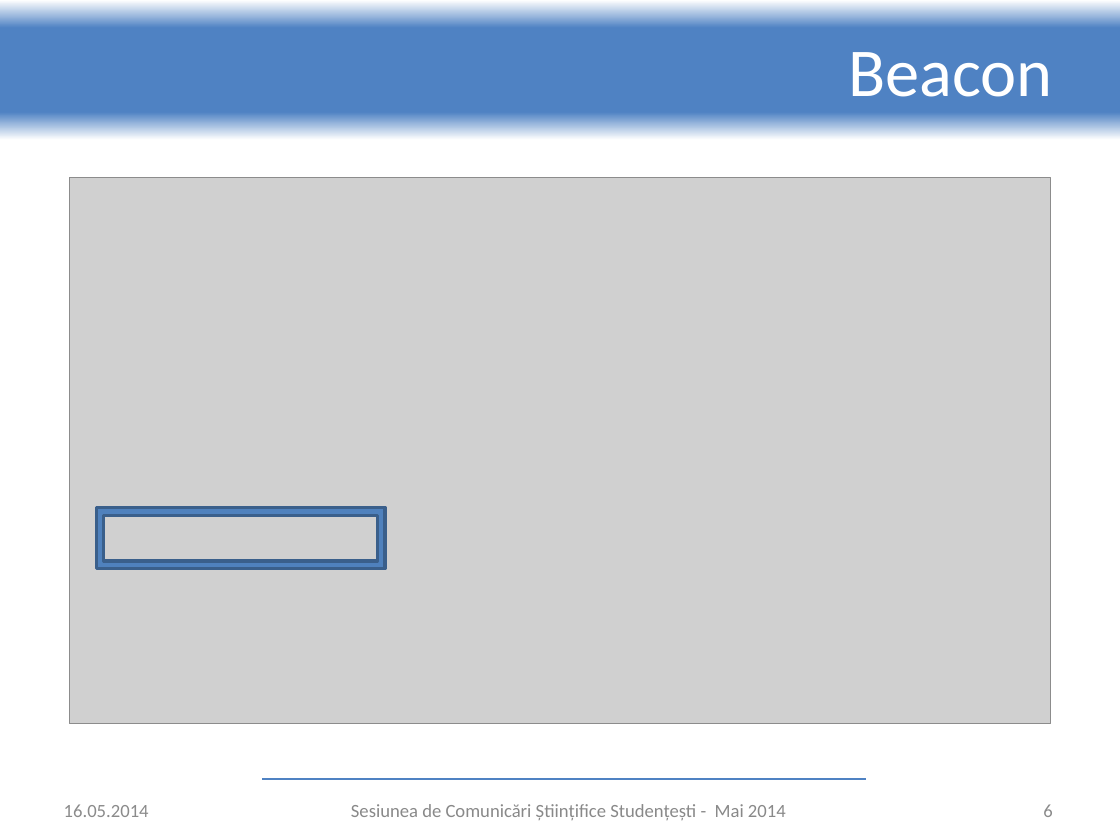
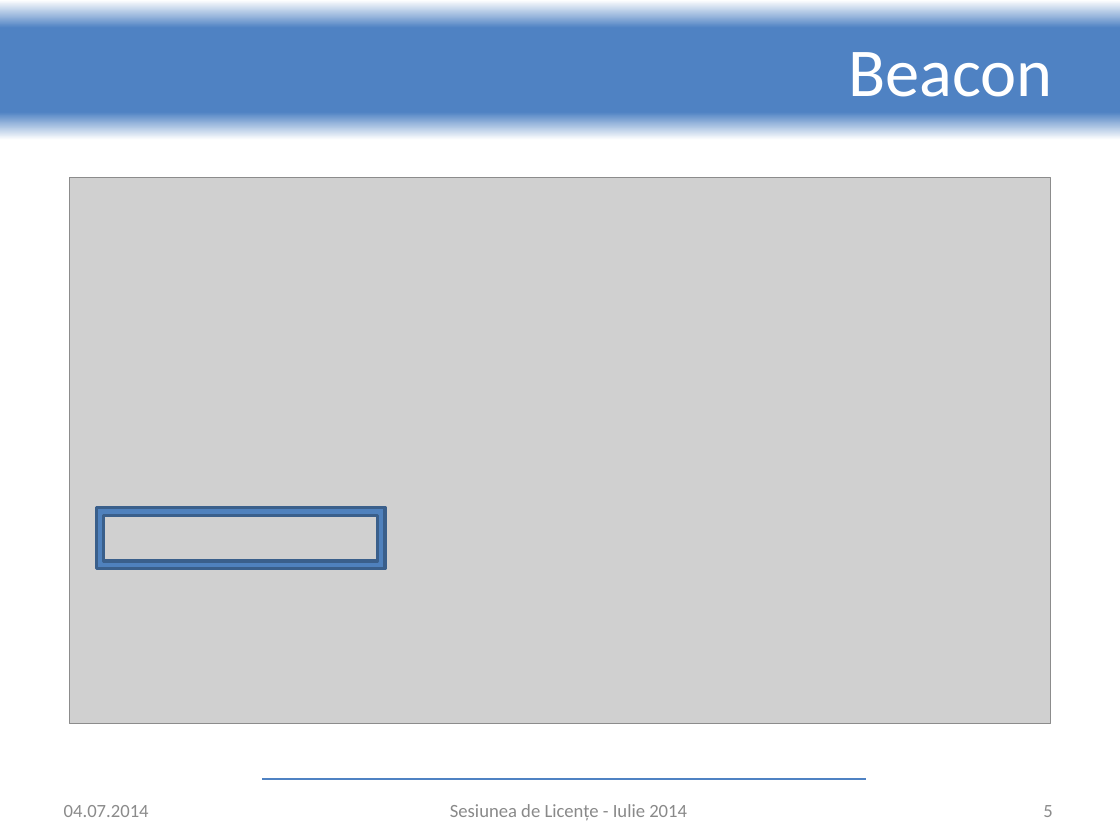
Before and after one commit to adrian-nicolau/radar, a slide deck: slide 5 of presentation.pptx (slide 6 before the commit). Drawn at 1120x840 pixels with LibreOffice and Linux fonts; fonts in the diff are those of the drawing; grey boxes stand for pictures; background and template pictures are left out. Boxes give left, top, right and bottom in pixels: in the first picture for what was removed or moved away, otherwise in the second. Text is boxed around its words. In the diff, an @@ line names an element or a change of style, - is before the commit and + after.

```diff
--- a/presentation.pptx
+++ b/presentation.pptx
@@ text at (x1=64, y1=805, x2=149, y2=817): text changed @@
-16.05.2014
+04.07.2014
@@ text at (x1=450, y1=804, x2=687, y2=820): text changed @@
-Sesiunea de Comunicări Științifice Studențești - Mai 2014
+Sesiunea de Licențe - Iulie 2014
@@ page number at (x1=1043, y1=805, x2=1052, y2=817): text changed @@
-6
+5
```
Also in this commit, not shown: 11 other slides changed, 5 slides added, 1 slide removed.
